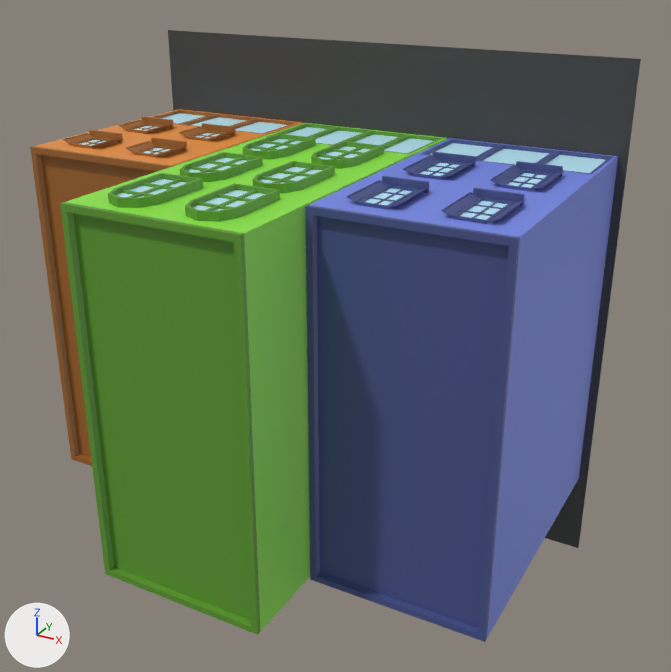
The FBX model Learn-DOTS-City-Builder/Assets/3DModels/Map/Job/Office_02.fbx, before and after one commit.
The view is the same before and after, from a camera (50 mm lens) standing at (11.67, -3.36, 7.41) and looking at (10.16, -0.61, 6.03). Arrows for +X, +Y and +Z are at lower left; the lights stay in place. Where no turn or scale is listed for an object, it has been applied to the vertices.

Before the edit, the objects in view are built like this:
```python
me_plane_014 = bpy.data.meshes.new('Plane.014')
me_plane_014.from_pydata(...)  # 2696 vertices, 2066 faces; spans x -1.0..1.0, y -1.42..0.0, z -1.0..1.0
# faces by material slot: [66, 48, 34, 52, 34, 555, 626, 651]
me_plane_014.materials.append(mat_ground)  # black #444444
me_plane_014.materials.append(mat_window)  # cyan #c0eeff
me_plane_014.materials.append(mat_color_01)  # orange #e78f3b
me_plane_014.materials.append(mat_color_02)  # green #8de747
me_plane_014.materials.append(mat_color_03)  # blue #7789e7
me_plane_014.materials.append(mat_color_01_dark)  # brown #a16429
me_plane_014.materials.append(mat_color_02_dark)  # green #5f9b30
me_plane_014.materials.append(mat_color_03_dark)  # blue #48538d
ob_office_02 = bpy.data.objects.new('Office_02', me_plane_014)
ob_office_02.location = (10.0, 0.0, 6.0)
```
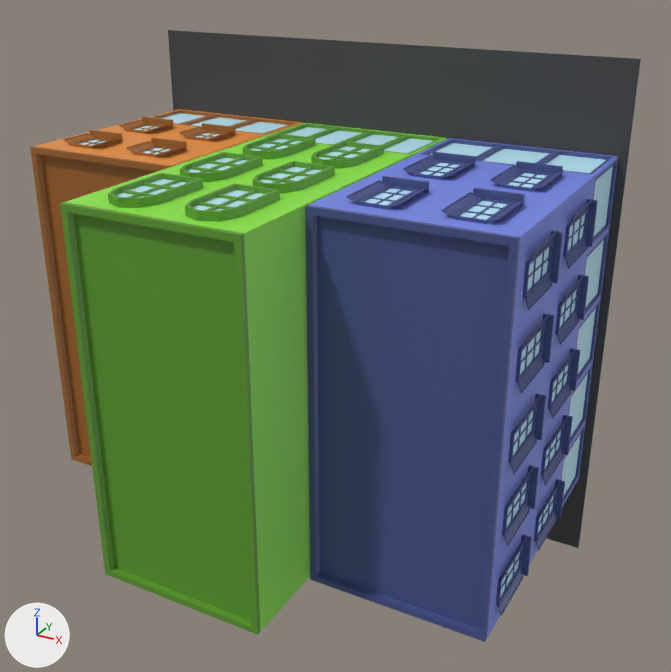
The newer file is also turned or shifted as a whole; pictures and numbers use the older file's frame.

The change, as JSON lines over the scene's bpy script:
```json
{"block": "me_plane_014", "where": "# used by ob_office_02; location = (10.0, 0.0, 6.0)"}
{"op": "remove", "block": "me_plane_014", "code": "me_plane_014.from_pydata(...)  # 2696 vertices, 2066 faces; spans x -1.0..1.0, y -1.42..0.0, z -1.0..1.0"}
{"op": "add", "block": "me_plane_014", "code": "me_plane_014.from_pydata(...)  # 4976 vertices, 3845 faces; spans x -1.0..1.0, y -1.42..0.0, z -1.0..1.0"}
{"block": "me_plane_014", "change": "me_plane_014 part 1: 1800 vertices added at x -1.0..1.0, y -1.42..0.0, z -0.66..0.66"}
```

Boxes [x1, y1, x2, y2] around the edits, measured in the pictures (671 x 672 px):
```json
{"part": 1, "of": "me_plane_014", "change": "added", "after": [30, 109, 628, 641]}
```
